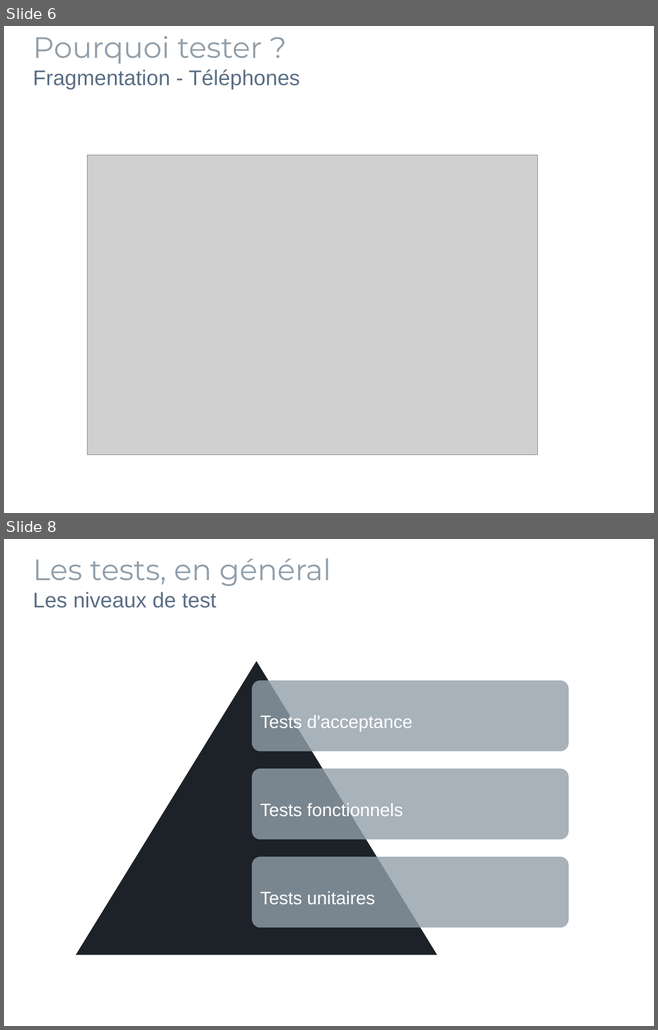
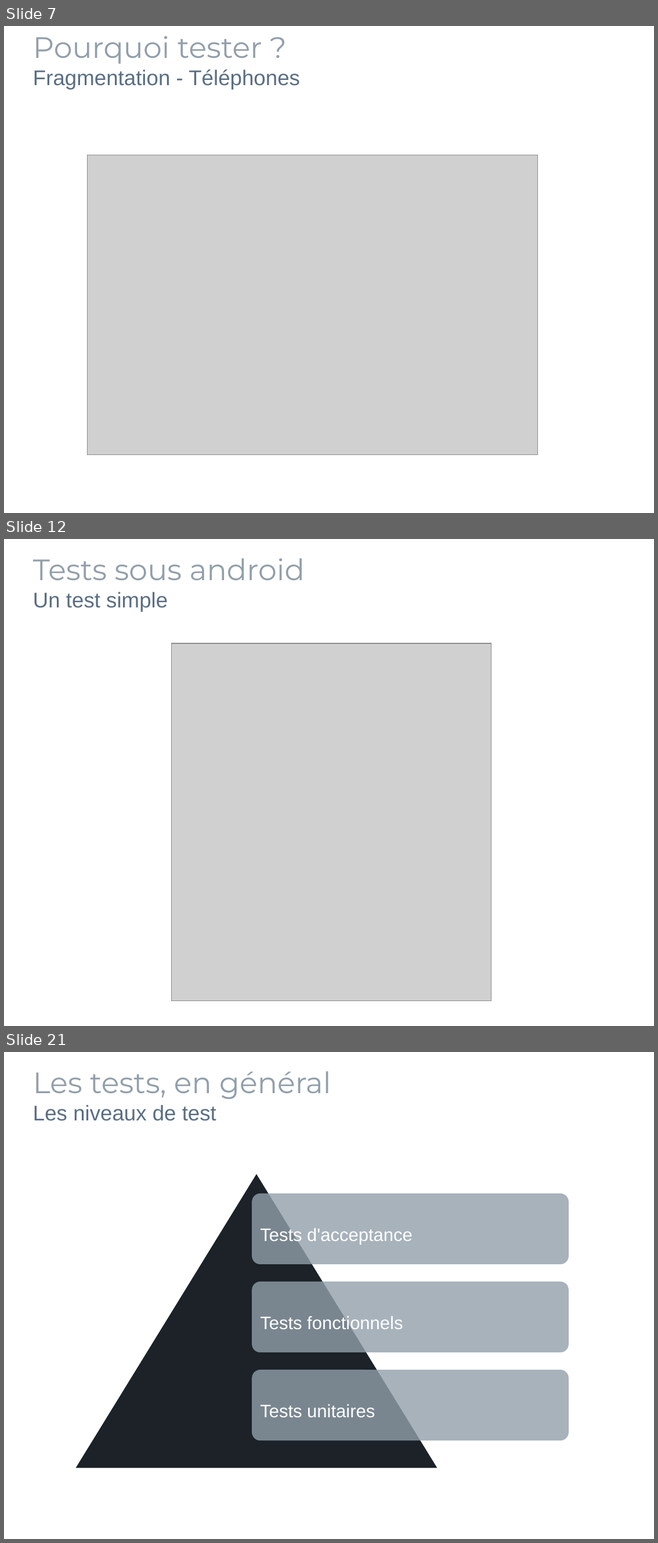
Before and after one commit to pbreault/TestsOnAndroid, a slide deck: Presentation.odp. Shown one above the other, each under a label of ours: slides 6 and 8 before the commit, slides 7, 12 and 21 after it; the slides between them are not shown. The pictures are 658x1030 and 658x1543 pixels, drawn with LibreOffice and Linux fonts; fonts in the diff are those of the drawing; grey boxes stand for pictures; background and template pictures are left out. Boxes give left, top, right and bottom in pixels: in the first picture for what was removed or moved away, otherwise in the second. Text is boxed around its words. In the diff, an @@ line names an element or a change of style, - is before the commit and + after.

```diff
--- a/Presentation.odp
+++ b/Presentation.odp
@@ slide 12 added at [4, 539, 654, 1026], background picture (left out) @@
@@ text added at [33, 558, 304, 611], 36 pt, text #919FAA @@
+Tests sous android
+Un test simple
@@ picture added at [172, 643, 492, 1001] @@
@@ what was slide 6 is now slide 7 @@
@@ what was slide 8 is now slide 21 @@
```
Also in this commit, not shown: 2 slides changed, 12 other slides added, 13 slides removed, 5 other files.
